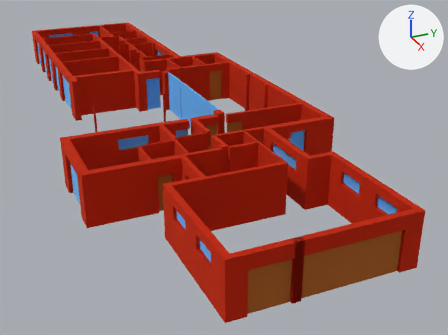
What one commit did to the glTF model models/ground_floor.glb.
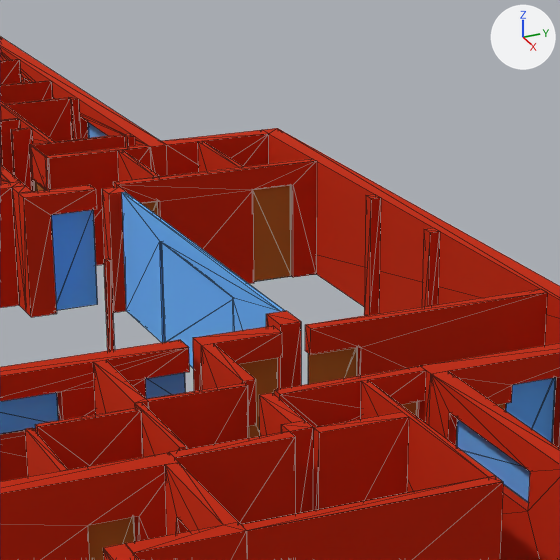
Each version appears first whole from a 50 mm camera at (63.47, -4.99, 16.12) aimed at (26.22, 11.78, -2.51), and next in a close-up on the part from 29% to 68% of the width and 4% to 56% of the height. Lighting does not change. The marker at upper right points along +X, +Y and +Z. The older version's two pictures come first. The close-ups show mesh edges as thin lines. Where no turn or scale is listed for an object, it has been applied to the vertices.

In view in the first close-up: 'glazing.008', 'glazing.009', 'masonry.023', 'masonry.027', 'masonry.048', 'masonry.049', 'masonry.052', 'masonry.054', 'masonry.059', 'masonry.060', 'masonry.061', 'masonry.064' and 51 more.
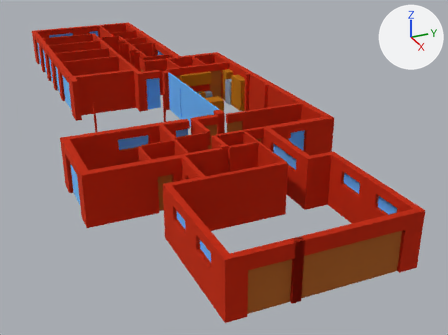
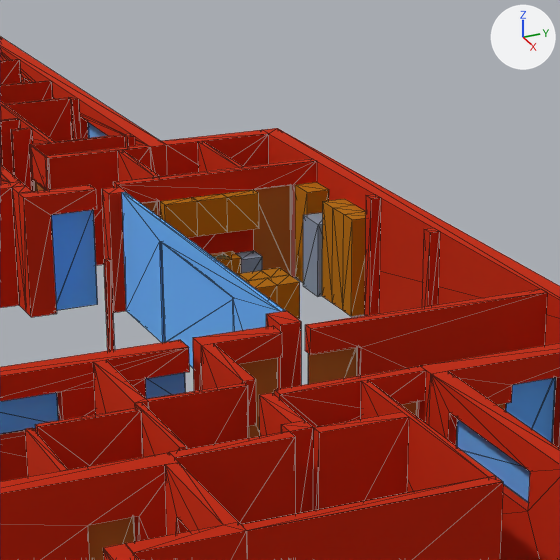
Where the change shows, as pixel boxes (x1, y1, x2, y2) in the close-ups (560 x 560 px):
'cabinet.003', added (orange)
    after: (343, 211, 366, 317)
'appliance', added
    after: (303, 212, 323, 297)
'cabinet', added (orange)
    after: (295, 182, 329, 282)
'cabinet.014', added (orange)
    after: (223, 190, 259, 232)
'cabinet.016', added (orange)
    after: (192, 194, 228, 236)
'cabinet.002', added (orange)
    after: (332, 205, 365, 310)
'cabinet.001', added (orange)
    after: (322, 199, 354, 303)
'cabinet.018', added (orange)
    after: (160, 197, 198, 238)
'cabinet.009', added (orange)
    after: (268, 275, 300, 319)
'appliance.001', added
    after: (235, 251, 262, 273)
'cabinet.010', added (orange)
    after: (246, 278, 277, 304)
'cabinet.013', added
    after: (223, 251, 241, 274)
'cabinet.005', added
    after: (240, 271, 271, 281)
'cabinet.004', added
    after: (261, 268, 289, 277)
'cabinet.015', added (mostly hidden)
    after: (210, 252, 232, 271)
'sink', added (mostly hidden)
    after: (211, 254, 229, 260)
'cabinet.006', added (mostly hidden)
    after: (237, 274, 248, 281)

The change, as a diff of the scene's bpy script:
```diff
--- a/models/ground_floor.glb.py
+++ b/models/ground_floor.glb.py
@@ ob_appliance_001 @@
+ob_appliance_001 = bpy.data.objects.new('appliance.001', me_appliance_001)  # a box spanning x -0.549..0.0, y 0.0..0.597, z 0.0..0.864; in mat_mat_5 (pale blue #b0becd)
+ob_appliance_001.location = (19.35, 13.25, 0.0)
@@ ob_appliance @@
+ob_appliance = bpy.data.objects.new('appliance', me_appliance)  # a box spanning x 0.0..0.91, y 0.0..0.72, z 0.0..1.88; in mat_mat_5 (pale blue #b0becd)
+ob_appliance.location = (19.55, 14.88, 0.0)
@@ ob_sink @@
+ob_sink = bpy.data.objects.new('sink', me_sink)  # a box spanning x -0.439..0.0, y 0.0..0.749, z 0.0..0.199; in mat_mat_4 (cyan #28b9c3)
+ob_sink.location = (19.32, 12.23, 0.73)
@@ ob_cabinet_018 @@
+ob_cabinet_018 = bpy.data.objects.new('cabinet.018', me_cabinet_018)  # a box spanning x -0.349..0.0, y 0.0..0.849, z 0.0..0.899; in mat_mat_3 (orange #d69428)
+ob_cabinet_018.location = (19.15, 11.35, 1.55)
@@ ob_cabinet_016 @@
+ob_cabinet_016 = bpy.data.objects.new('cabinet.016', me_cabinet_016)  # a box spanning x -0.349..0.0, y 0.0..0.799, z 0.0..0.899; in mat_mat_3 (orange #d69428)
+ob_cabinet_016.location = (19.15, 12.2, 1.55)
@@ ob_cabinet_015 @@
+ob_cabinet_015 = bpy.data.objects.new('cabinet.015', me_cabinet_015)  # a box spanning x -0.599..0.0, y 0.0..0.799, z 0.0..0.929; in mat_mat_3 (orange #d69428)
+ob_cabinet_015.location = (19.4, 12.2, 0.0)
@@ ob_cabinet_014 @@
+ob_cabinet_014 = bpy.data.objects.new('cabinet.014', me_cabinet_014)  # a box spanning x -0.349..0.0, y 0.0..0.849, z 0.0..0.899; in mat_mat_3 (orange #d69428)
+ob_cabinet_014.location = (19.15, 13.0, 1.55)
@@ ob_cabinet_013 @@
+ob_cabinet_013 = bpy.data.objects.new('cabinet.013', me_cabinet_013)  # a box spanning x -0.599..0.0, y 0.0..0.249, z 0.0..0.929; in mat_mat_3 (orange #d69428)
+ob_cabinet_013.location = (19.4, 13.0, 0.0)
@@ ob_cabinet_010 @@
+ob_cabinet_010 = bpy.data.objects.new('cabinet.010', me_cabinet_010)  # a box spanning x -0.599..0.0, y 0.0..0.599, z 0.0..0.929; in mat_mat_3 (orange #d69428)
+ob_cabinet_010.location = (21.75, 12.6, 0.0)
@@ ob_cabinet_009 @@
+ob_cabinet_009 = bpy.data.objects.new('cabinet.009', me_cabinet_010.copy())
+ob_cabinet_009.location = (21.75, 13.2, 0.0)
@@ ob_cabinet_006 @@
+ob_cabinet_006 = bpy.data.objects.new('cabinet.006', me_cabinet_006)  # a box spanning x 0.0..0.599, y -0.499..0.0, z 0.0..0.929; in mat_mat_3 (orange #d69428)
+ob_cabinet_006.location = (20.55, 12.7, 0.0)
@@ ob_cabinet_005 @@
+ob_cabinet_005 = bpy.data.objects.new('cabinet.005', me_cabinet_005)  # a box spanning x 0.0..0.599, y -0.599..0.0, z 0.0..0.929; in mat_mat_3 (orange #d69428)
+ob_cabinet_005.location = (20.55, 13.3, 0.0)
@@ ob_cabinet_004 @@
+ob_cabinet_004 = bpy.data.objects.new('cabinet.004', me_cabinet_006.copy())
+ob_cabinet_004.location = (20.55, 13.8, 0.0)
@@ ob_cabinet_003 @@
+ob_cabinet_003 = bpy.data.objects.new('cabinet.003', me_cabinet_003)  # a box spanning x 0.0..0.5, y 0.0..0.6, z 0.0..2.45; in mat_mat_3 (orange #d69428)
+ob_cabinet_003.location = (21.66, 15.0, 0.0)
@@ ob_cabinet_002 @@
+ob_cabinet_002 = bpy.data.objects.new('cabinet.002', me_cabinet_002)  # a box spanning x 0.0..0.6, y 0.0..0.6, z 0.0..2.45; in mat_mat_3 (orange #d69428)
+ob_cabinet_002.location = (21.06, 15.0, 0.0)
@@ ob_cabinet_001 @@
+ob_cabinet_001 = bpy.data.objects.new('cabinet.001', me_cabinet_002.copy())
+ob_cabinet_001.location = (20.46, 15.0, 0.0)
@@ ob_cabinet @@
+ob_cabinet = bpy.data.objects.new('cabinet', me_cabinet)  # a box spanning x 0.0..0.75, y 0.0..0.6, z 0.0..2.45; in mat_mat_3 (orange #d69428)
+ob_cabinet.location = (18.8, 15.0, 0.0)
```
